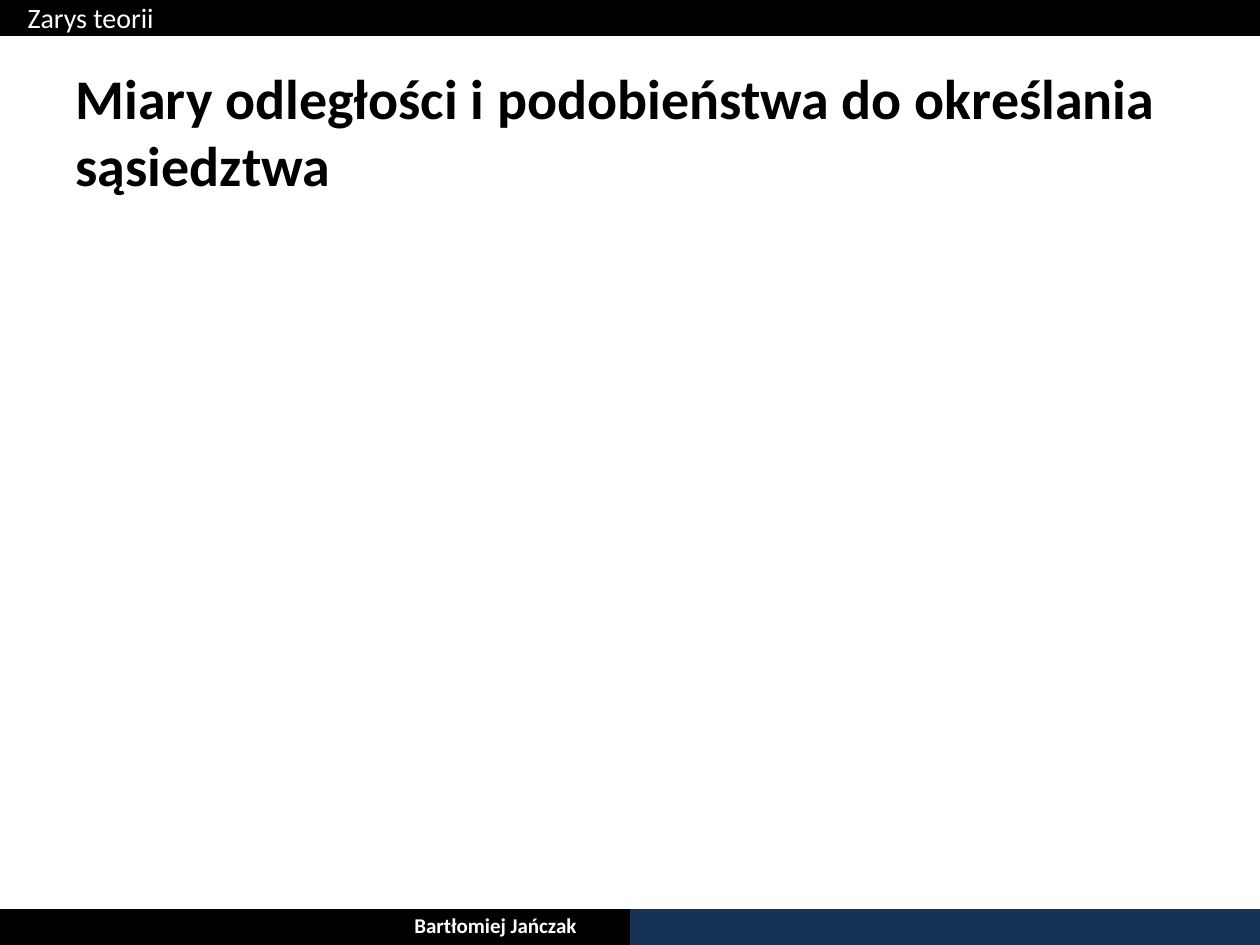
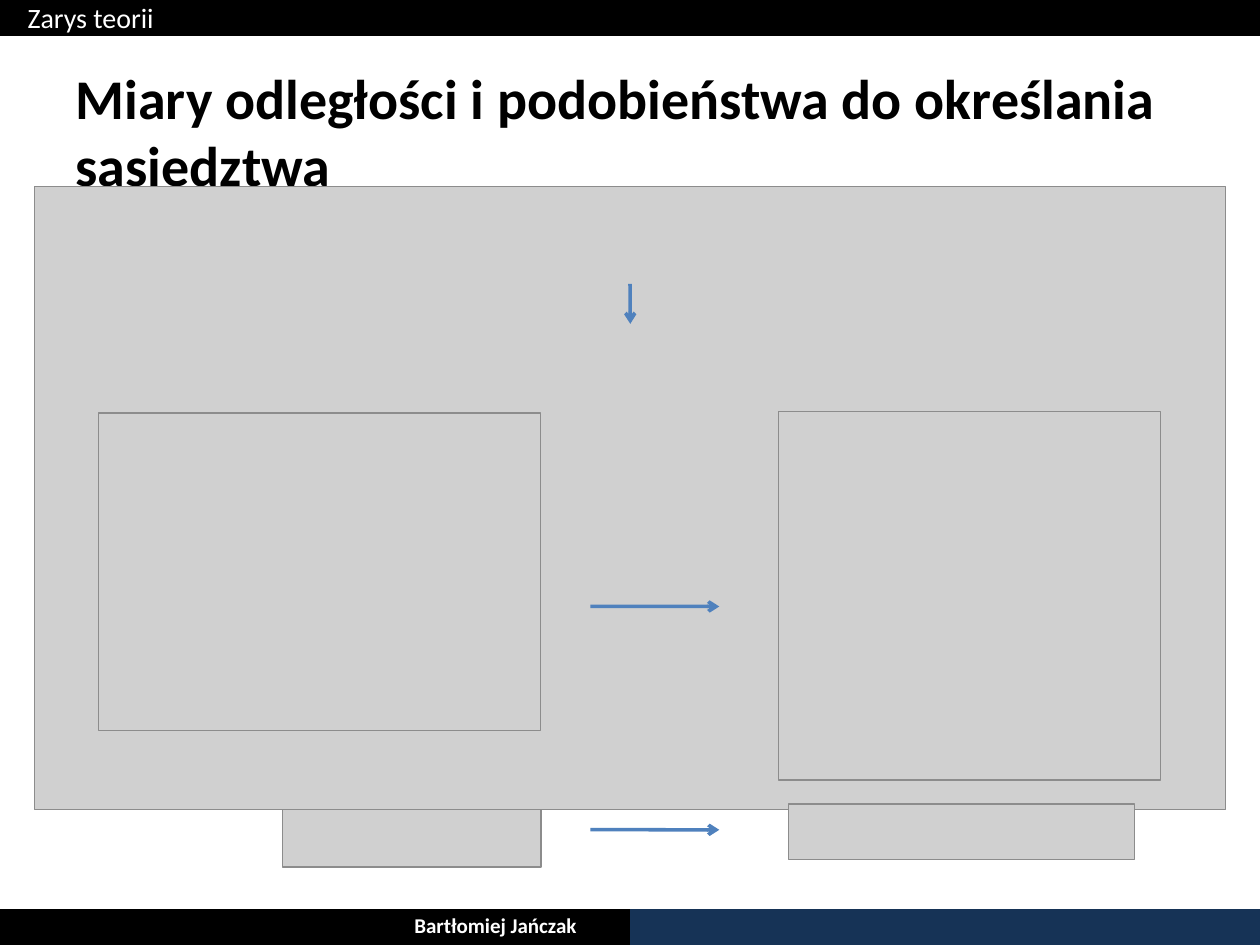
Before and after one commit to bjanczak/mgr, a slide deck: slide 10 of documents/prezentacja/Bartlomiej_Janczak_22_06_2013.ppt (slide 9 before the commit). Drawn at 1260x945 pixels with LibreOffice and Linux fonts; fonts in the diff are those of the drawing; grey boxes stand for pictures. Boxes give left, top, right and bottom in pixels: in the first picture for what was removed or moved away, otherwise in the second. Text is boxed around its words. In the diff, an @@ line names an element or a change of style, - is before the commit and + after.

```diff
--- a/documents/prezentacja/Bartlomiej_Janczak_22_06_2013.ppt
+++ b/documents/prezentacja/Bartlomiej_Janczak_22_06_2013.ppt
@@ picture added at (34, 186, 1226, 810) @@
@@ arrow added from (630, 284) to (630, 324), #4F81BD 2.01 pt @@
@@ picture added at (98, 413, 541, 731) @@
@@ picture added at (779, 412, 1160, 781) @@
@@ arrow added from (591, 606) to (719, 606), #4F81BD 2.01 pt @@
@@ picture added at (789, 804, 1135, 859) @@
@@ picture added at (282, 810, 541, 867) @@
@@ arrow added from (591, 829) to (719, 830), #4F81BD 2.01 pt @@
```
Also in this commit, not shown: 3 other slides changed, 1 slide added, 1 other file.
